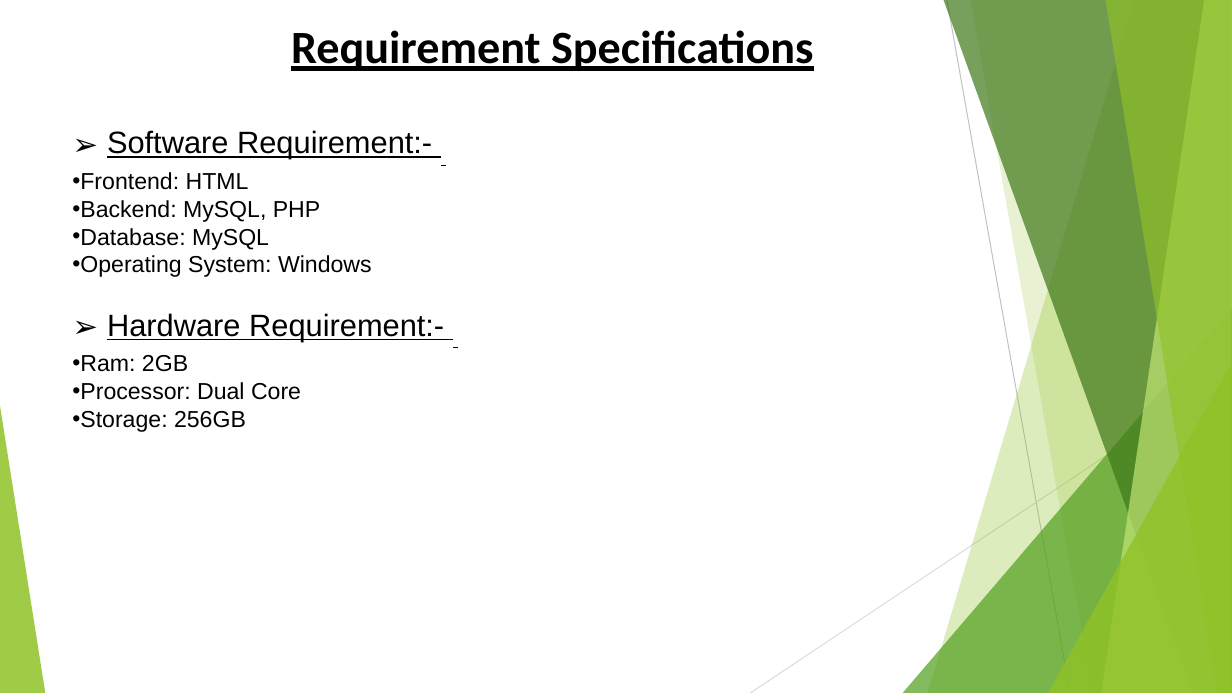
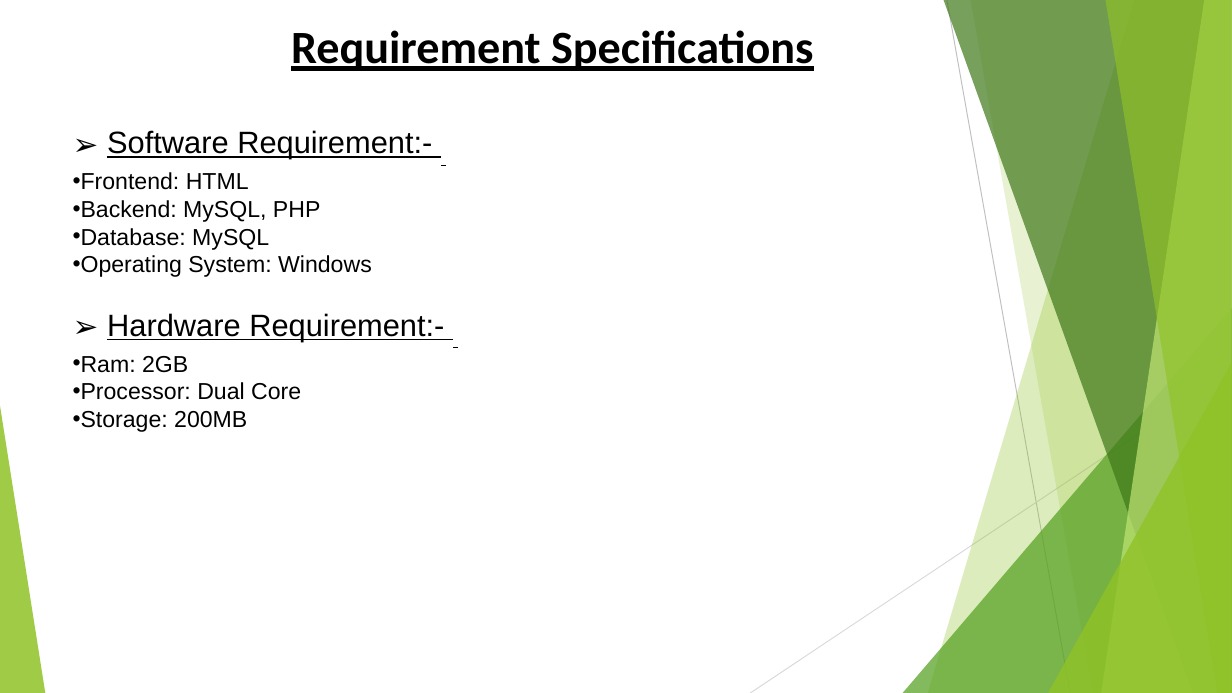
Before and after one commit to WSrujan/online-voting-system, a slide deck: slide 4 of Project Presentation.pptx. Drawn at 1232x693 pixels with LibreOffice and Linux fonts; fonts in the diff are those of the drawing. Boxes give left, top, right and bottom in pixels: in the first picture for what was removed or moved away, otherwise in the second. Text is boxed around its words. In the diff, an @@ line names an element or a change of style, - is before the commit and + after.

```diff
--- a/Project Presentation.pptx
+++ b/Project Presentation.pptx
@@ text at <box>73,411,247,432</box>: text changed @@
-• Storage: 256GB
+• Storage: 200MB
```
Also in this commit, not shown: 3 other slides changed, 1 slide added, 2 slides removed.
